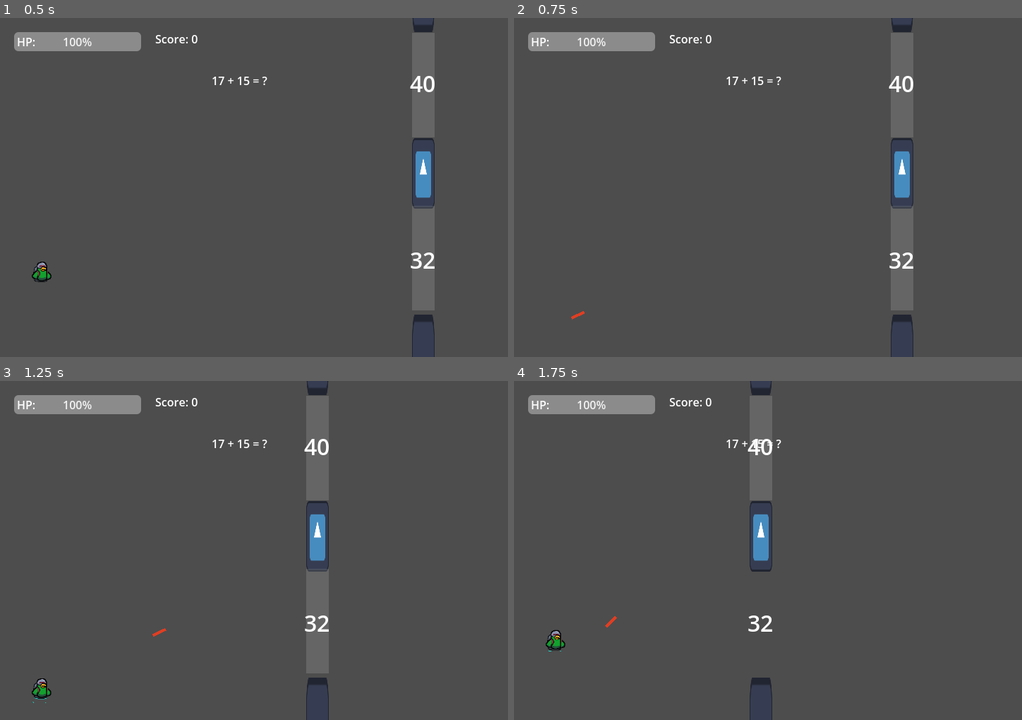
Above: before the commit, frames 1-4 (two rows, left to right).
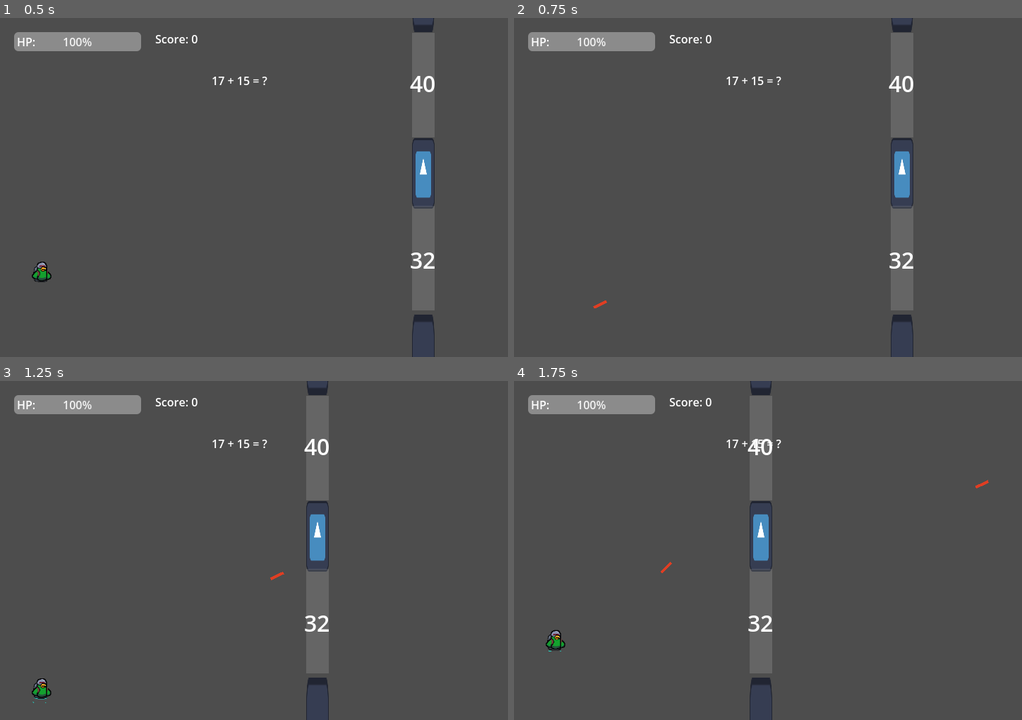
Above: after the commit, the same moments.

Repository: kienmiiru/math-wings
Game: Godot game, scene res://stage2/stage2.tscn
Same seed, same stepped clock (60 frames per second), same inputs: the game is played once before the commit and once after it. The project has no main scene, so this scene is started directly. The engine's default icon, where the game draws it, is replaced by a stand-in: a white triangle on a blue panel in a dark square.
Inputs (mouse positions are in pixels of both pictures, inside the frame that each line leads up to):
- Up to frame 1 (0.5 s): no input
- Up to frame 2 (0.75 s): move the mouse to (879, 170) at 0.52 s; click (879, 170) at 0.6 s
- Up to frame 3 (1.25 s): tap Space (flap) at 0.77, 1.07 s
- Up to frame 4 (1.75 s): move the mouse to (666, 567) at 1.27 s; click (666, 567) at 1.35 s; tap Space (flap) at 1.52 s

Frame 1 is identical in both runs. In frame 2, less than 0.1% of the frame differs, in the area x 11-19%, y 83-89%; in frame 3, less than 0.1%; in frame 4, 0.1%, in the area x 17-94%, y 29-74%.

Commit message:
peluru turret dan peluru burung ada damagenya

Diff:
--- a/bird.gd
+++ b/bird.gd
@@ -49,12 +49,17 @@
 	_update_hp_display()
 
 func _on_area_entered(area: Area2D) -> void:
+	print("nabrak")
 	if area.is_in_group("pipe_collision") && alive && not area.is_hit:
 		area.is_hit = true
 		take_damage(0.15)
 		#for child in area.get_children():
 			#if child is CollisionShape2D:
 				#child.set_deferred("disabled", true)
+	if area.is_in_group("bullet_collision") && alive && not area.is_hit:
+		print("kena bulet")
+		area.is_hit = true
+		take_damage(0.10)
 
 
 func _on_player_flap_animation_finished() -> void:
--- a/bullet.gd
+++ b/bullet.gd
@@ -1,10 +1,16 @@
 extends Area2D
-@export var speed := 300.0  # pixels/sec
+@export var speed := 600.0  # pixels/sec
+@export var damage := 1 # 50% default
 
 # Called when the node enters the scene tree for the first time.
 func _ready() -> void:
-	pass # Replace with function body.
+	add_to_group("bird_bullets")
 
 
 func _physics_process(delta):
 	position += Vector2.RIGHT.rotated(rotation) * speed * delta
+
+func _on_area_entered(area):
+	if area.has_method("take_damage") and area.is_in_group("turret"):
+		area.take_damage(damage)
+		queue_free()
--- a/bullet.tscn
+++ b/bullet.tscn
@@ -18,3 +18,5 @@
 
 [node name="CollisionShape2D" type="CollisionShape2D" parent="."]
 shape = SubResource("RectangleShape2D_v7oki")
+
+[connection signal="area_entered" from="." to="." method="_on_area_entered"]
--- a/project.godot
+++ b/project.godot
@@ -24,6 +24,7 @@
 
 pipe_collision=""
 bullet_collision=""
+turret=""
 
 [input]
 
--- a/stage2/turret.gd
+++ b/stage2/turret.gd
@@ -6,6 +6,8 @@
 @export var shooting_power := 400.0
 
 var target: Node2D = null
+var hp := 1.0 # 100% HP
+var alive := true
 
 func _ready():
 	fire_timer = 0.0
@@ -42,3 +44,12 @@
 	if bullet.has_method("set_speed_vector"):
 		bullet.set_speed_vector(direction * shooting_power)
 	get_tree().current_scene.add_child(bullet)
+
+func take_damage(amount: float):
+	if !alive:
+		return
+	hp -= amount
+	if hp <= 0.0:
+		hp = 0.0
+		alive = false
+		queue_free() # Atau efek ledakan
--- a/stage2/turret.tscn
+++ b/stage2/turret.tscn
@@ -95,7 +95,10 @@
 "speed": 10.0
 }]
 
-[node name="Turret" type="Node2D"]
+[sub_resource type="RectangleShape2D" id="RectangleShape2D_0codp"]
+size = Vector2(120.28257, 113.06563)
+
+[node name="Turret" type="Area2D" groups=["turret"]]
 script = ExtResource("1")
 
 [node name="CanonLeg" type="Sprite2D" parent="."]
@@ -106,7 +109,7 @@
 
 [node name="CanonHead" type="AnimatedSprite2D" parent="."]
 position = Vector2(-29.000008, -2)
-rotation = 3.1415927
+rotation = -3.1415925
 scale = Vector2(0.8313756, 0.8313756)
 sprite_frames = SubResource("SpriteFrames_cgj38")
 
@@ -114,3 +117,9 @@
 position = Vector2(55.32998, -2.4056568)
 rotation = 3.1415925
 scale = Vector2(1.2028257, 1.2028257)
+
+[node name="CollisionShape2D" type="CollisionShape2D" parent="."]
+position = Vector2(-28.999992, -6.0082457e-06)
+rotation = -3.1415925
+scale = Vector2(0.8313756, 0.8313756)
+shape = SubResource("RectangleShape2D_0codp")
--- a/stage2/turret_bullet.gd
+++ b/stage2/turret_bullet.gd
@@ -2,6 +2,7 @@
 
 var speed_vector := Vector2.ZERO
 @export var damage := 10
+var is_hit = false
 
 func _ready():
 	add_to_group("turret_bullets")
@@ -11,10 +12,3 @@
 
 func _physics_process(delta):
 	position += speed_vector * delta
-
-func _on_area_entered(area):
-	if area.is_in_group("bird"):
-		# area assumed to be Bird or similar, reduce HP
-		if area.has_method("take_damage"):
-			area.take_damage(damage)
-		queue_free()
Not shown: 1 places in stage2/turret.tscn that only renumber resources
